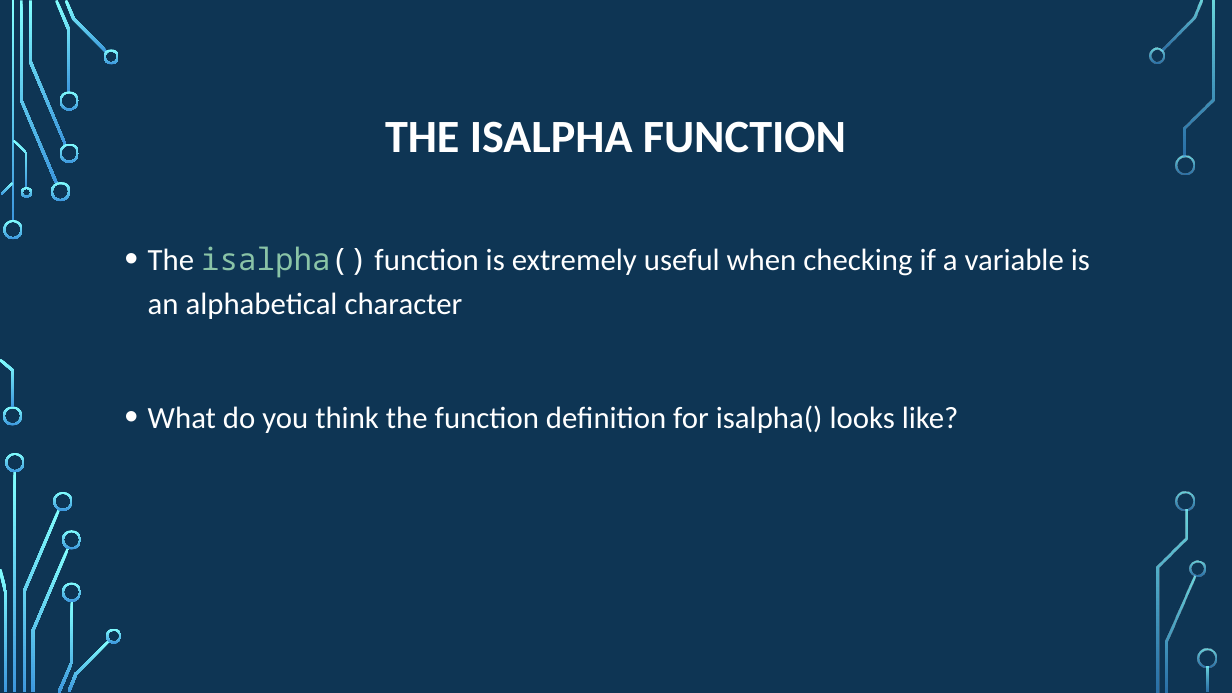
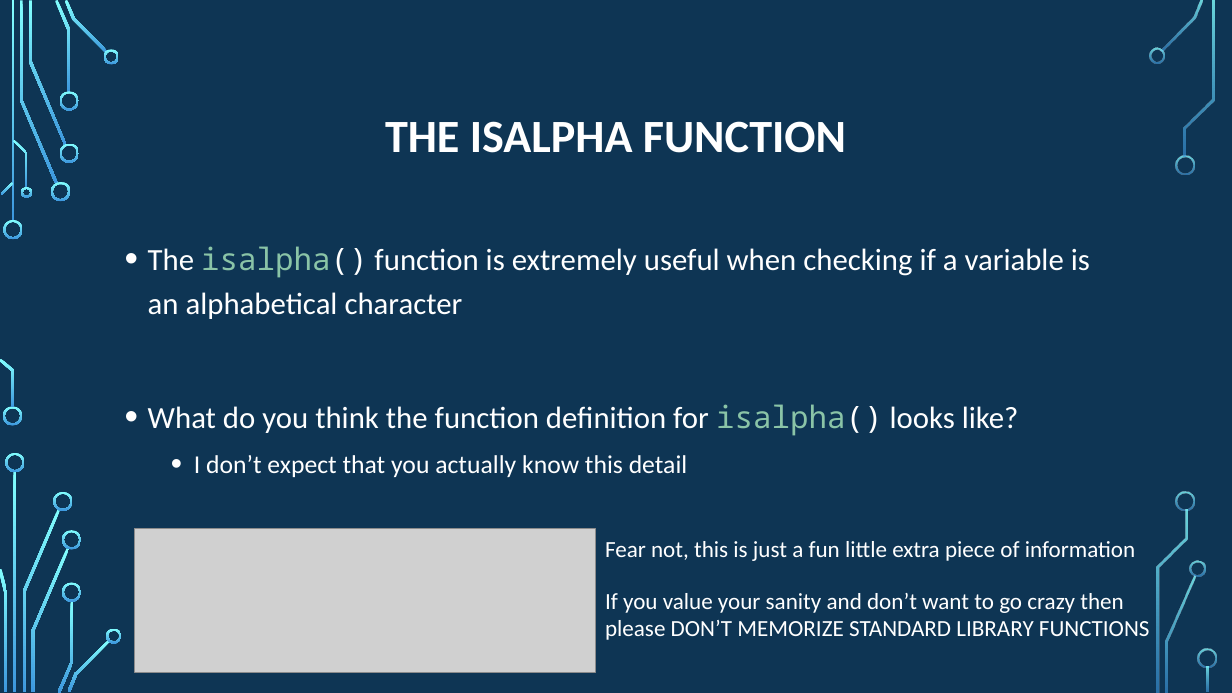
Before and after one commit to psypdt/ZIS_C-_Summer_Course_2019, a slide deck: slide 26 of Day_4/Day_4.pptx. Drawn at 1232x693 pixels with LibreOffice and Linux fonts; fonts in the diff are those of the drawing; grey boxes stand for pictures; background and template pictures are left out. Boxes give left, top, right and bottom in pixels: in the first picture for what was removed or moved away, otherwise in the second. Text is boxed around its words. In the diff, an @@ line names an element or a change of style, - is before the commit and + after.

```diff
--- a/Day_4/Day_4.pptx
+++ b/Day_4/Day_4.pptx
@@ text at <box>148,404,1019,436</box>: font Calibri to Noto Sans Mono, text colour #FFFFFF to #8AC4A7 in "isalpha()" @@
@@ text at <box>194,455,688,477</box>: paragraph added @@
+  • I don’t expect that you actually know this detail
@@ picture added at <box>135,529,596,672</box> @@
@@ text added at <box>605,541,1136,561</box>, 18 pt, text #FFFFFF @@
+Fear not, this is just a fun little extra piece of information
@@ text added at <box>605,593,1150,640</box>, 18 pt, text #FFFFFF @@
+If you value your sanity and don’t want to go crazy then please DON’T MEMORIZE STANDARD LIBRARY FUNCTIONS
```
Also in this commit, not shown: 1 other slide changed, 3 slides added, 1 other file.
